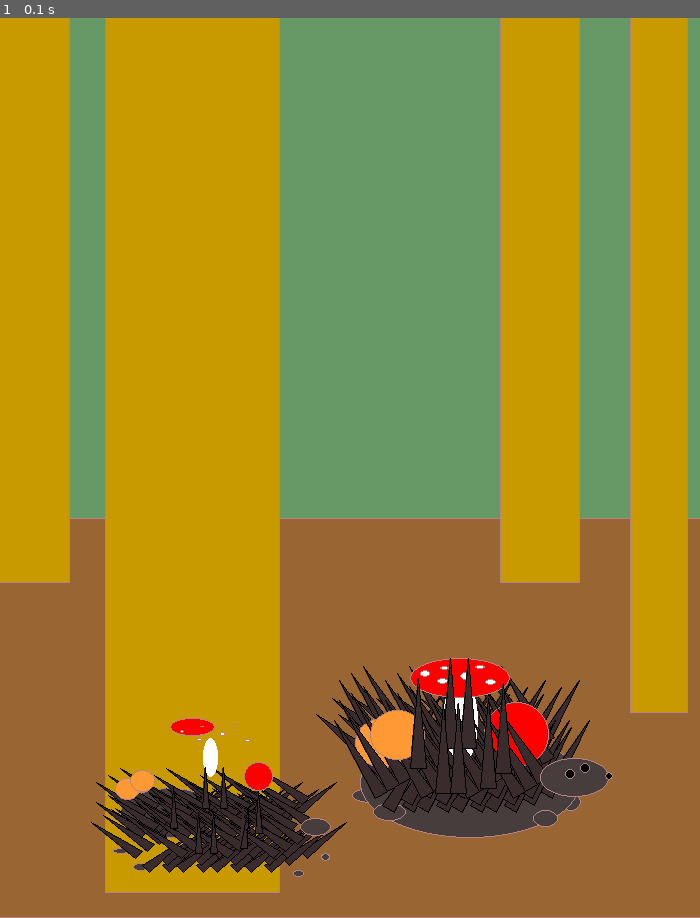
Above: before the commit, frame 1.
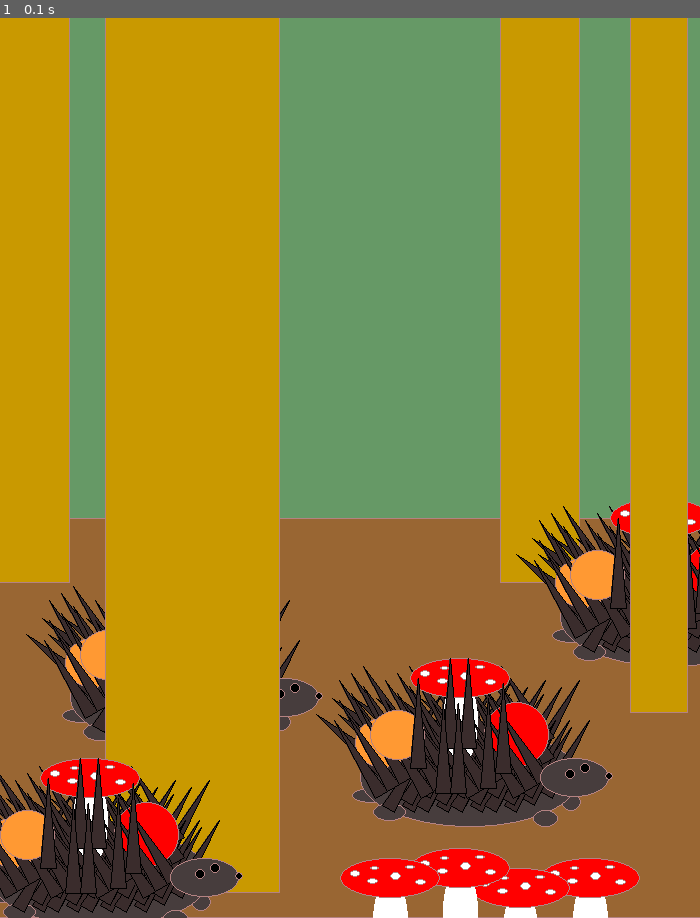
Above: after the commit, the same moment.

Repository: s4nktum/infa_2021
Game: pygame game, started from lab3/Ex_2.py
Two runs of this game, one before a commit and one after it. Both use one fixed random seed, a clock stepped at 60 frames per second and the inputs below.
Inputs:
- Up to frame 1 (0.1 s): no input

The runs differ from the first frame. In frame 1, 12% of the frame differs, in the area x 0-100%, y 53-100%.

Commit message:
Не могу придумать как задавать размеры и как вращать фигуры :(

Diff:
--- a/lab3/Ex_2.py
+++ b/lab3/Ex_2.py
@@ -20,21 +20,24 @@
 
 
 def main():
-    # Ground
     draw_rect(EARTH, LIGHT, -5, 500, 710, 400)
-    # Trees
     draw_rect(YELLOW, LIGHT, -5, -5, 75, 570)
+    draw_hedgehog(180, 680, 220)
     draw_rect(YELLOW, LIGHT, 105, -5, 175, 880)
     draw_rect(YELLOW, LIGHT, 500, -5, 80, 570)
+    draw_hedgehog(670, 600, 220)
     draw_rect(YELLOW, LIGHT, 630, -5, 58, 700)
-    draw_hedgehog(360, 710, 220)  # Рисует ежа в точке x, y, шириной width
-    draw_hedgehog(120, 770, 100)
-
+    draw_hedgehog(470, 760, 220)  # Рисует ежа в точке x, y, шириной width
+    draw_hedgehog(100, 860, 220)
+    draw_amanita(540, 840, 1)
+    draw_amanita(470, 850, 1)
+    draw_amanita(410, 830, 1)
+    draw_amanita(340, 840, 1)
 
 def draw_hedgehog(x, y, width_hh):
-    height_hh = width_hh/2
+    height_hh = width_hh/2.2
     width_paw_1 = width_hh/5.5
-    height_paw_1 = width_paw_1* .375
+    height_paw_1 = width_paw_1*0.375
     width_paw_2 = width_hh/11
     height_paw_2 = width_paw_2*0.9
     width_paw_3 = width_hh*0.15
@@ -44,25 +47,26 @@
     multiplier = width_hh / 220
     head_width = width_hh*0.318
     head_height = head_width/1.75
-    draw_ell(BODY, LIGHT, x - 8, y + 60,  width_paw_1, height_paw_1)  # Paw
-    draw_ell(BODY, LIGHT, x + 201, y + 65, width_paw_2, height_paw_2)  # Paw
-    draw_ell(BODY, LIGHT, x, y, width_hh, height_hh)  # Body
-    draw_spikes_1(x + 20, y + 50, multiplier)
-    draw_ell(BODY, LIGHT, x + 13, y + 75, width_paw_3, height_paw_3)  # Paw
-    draw_ell(BODY, LIGHT, x + 173, y + 82, width_paw_4, height_paw_4)  # Paw
-    draw_spikes_4(x + 170, y + 30, multiplier)
-    draw_spikes_4(x + 180, y + 70, multiplier)
-    draw_spikes_4(x + 160, y + 70, multiplier)
-    draw_spikes_3(x + 20, y + 30, multiplier)
-    draw_spikes_3(x + 20, y + 50, multiplier)
-    draw_amanita(x + 50, y - 70, multiplier)
-    draw_mroom(x - 5, y - 10, multiplier)
-    draw_apple(x + 124, y - 26, multiplier)
-    draw_spikes_3(x + 15, y + 70, multiplier)
-    draw_mroom(x + 10, y - 18, multiplier)
-    draw_spikes_2(x + 50, y + 40,multiplier)
-    draw_ell(BODY, LIGHT, x + 180, y + 30, head_width, head_height)  # Head
-    draw_eyes_nose(585, 750, multiplier)
+    pos_1 = x - width_hh/2
+    pos_2 = y - height_hh/2
+    draw_ell(BODY, LIGHT, pos_1 - 8, pos_2 + 60,  width_paw_1, height_paw_1)  # Paw
+    draw_ell(BODY, LIGHT, pos_1 + 201, pos_2 + 65, width_paw_2, height_paw_2)  # Paw
+    draw_ell(BODY, LIGHT, pos_1, pos_2, width_hh, height_hh)  # Body
+    draw_spikes_1(pos_1 + 20, pos_2 + 50, multiplier)
+    draw_ell(BODY, LIGHT, pos_1 + 13, pos_2 + 75, width_paw_3, height_paw_3)  # Paw
+    draw_ell(BODY, LIGHT, pos_1 + 173, pos_2 + 82, width_paw_4, height_paw_4)  # Paw
+    draw_spikes_4(pos_1 + 170, pos_2 + 30, multiplier)
+    draw_spikes_4(pos_1 + 180, pos_2 + 70, multiplier)
+    draw_spikes_4(pos_1 + 160, pos_2 + 70, multiplier)
+    draw_spikes_3(pos_1 + 20, pos_2 + 30, multiplier)
+    draw_spikes_3(pos_1 + 20, pos_2 + 50, multiplier)
+    draw_amanita(pos_1 + 50, pos_2 - 70, multiplier)
+    draw_mroom(pos_1 - 5, pos_2 - 10, multiplier)
+    draw_apple(pos_1 + 124, pos_2 - 26, multiplier)
+    draw_spikes_3(pos_1 + 15, pos_2 + 70, multiplier)
+    draw_mroom(pos_1 + 10, pos_2 - 18, multiplier)
+    draw_spikes_2(pos_1 + 50, pos_2 + 40, multiplier)
+    draw_head(pos_1 + 180, pos_2 + 30, head_width, head_height)  # Head
 
 
 def draw_line(color, pos1, pos2, x, y, width):  # Draws a line
@@ -74,18 +78,22 @@
     rect(screen, border, [pos1, pos2, x, y], 1)
 
 
-def draw_eyes_nose(x, y,  multiplier):
-    circle(screen, (0, 0, 0), (x, y), 5)
-    circle(screen, LIGHT, (x, y), 5, 1)
-    circle(screen, (0, 0, 0), (x - 15, y + 6), 5)
-    circle(screen, LIGHT, (x - 15, y + 6), 5, 1)
-    circle(screen, (0, 0, 0), (x + 24, y + 8), 4)
-    circle(screen, LIGHT, (x + 24, y + 8), 4, 1)
-
-
 def draw_ell(color, border, pos1, pos2, x, y):
     ellipse(screen, color, [pos1, pos2, x, y])
     ellipse(screen, border, [pos1, pos2, x, y], 1)
+
+
+def draw_head(x, y, w, h):
+    pos_face_x = x + 45
+    pos_face_y = y + 10
+    ellipse(screen, BODY, [x, y, w, h])
+    ellipse(screen, LIGHT, [x, y, w, h], 1)
+    circle(screen, (0, 0, 0), (pos_face_x, pos_face_y), 5)
+    circle(screen, LIGHT, (pos_face_x, pos_face_y), 5, 1)
+    circle(screen, (0, 0, 0), (pos_face_x - 15, pos_face_y + 6), 5)
+    circle(screen, LIGHT, (pos_face_x - 15, pos_face_y + 6), 5, 1)
+    circle(screen, (0, 0, 0), (pos_face_x + 24, pos_face_y + 8), 4)
+    circle(screen, LIGHT, (pos_face_x + 24, pos_face_y + 8), 4, 1)
 
 
 def draw_spikes_1(x, y, spike_multiplier):
